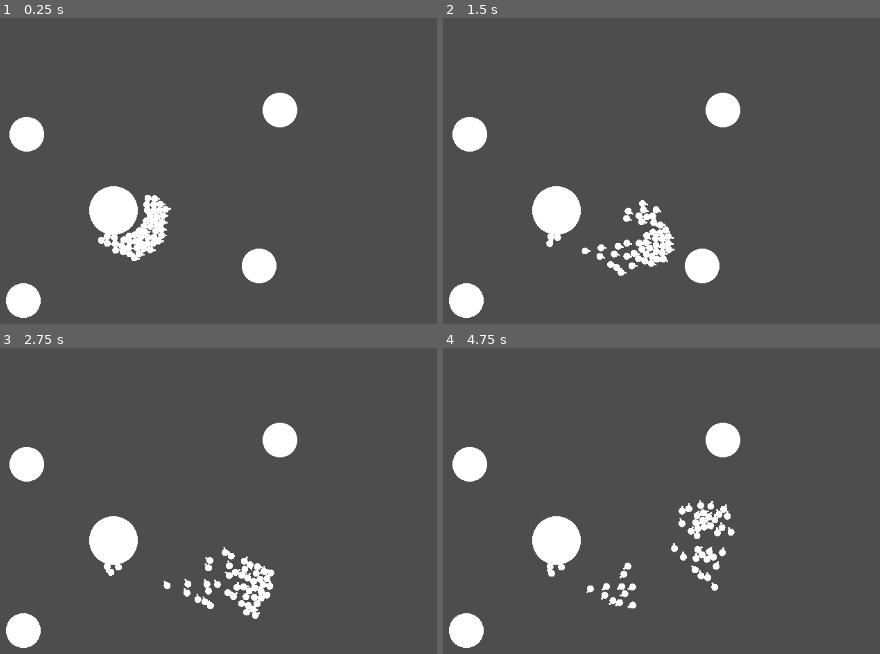
Above: before the commit, frames 1-4 (two rows, left to right).
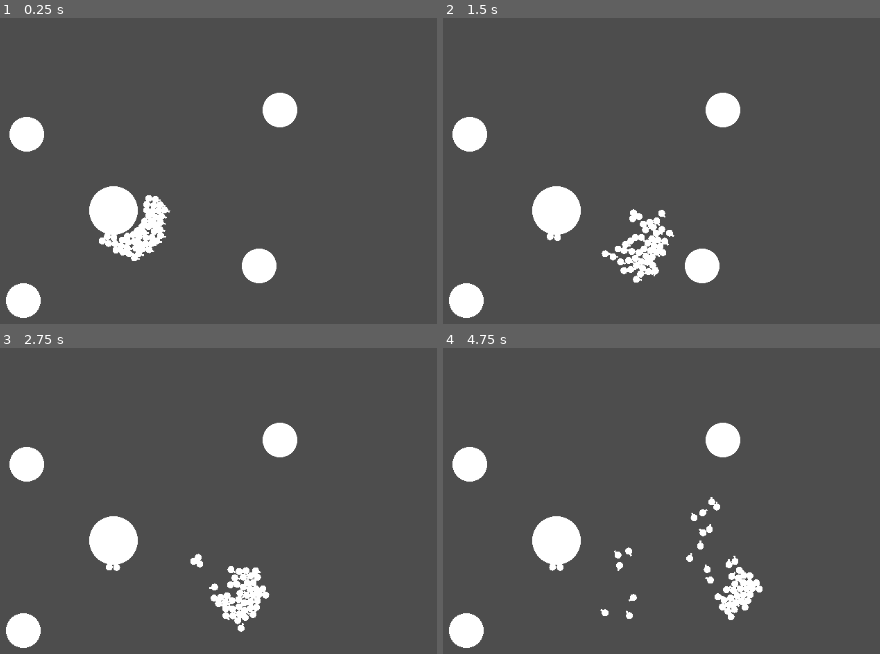
Above: after the commit, the same moments.

Repository: MalCaor/RucheTyr
Game: Godot game, scene res://Scene2d.tscn
Two runs of this game, one before a commit and one after it. Both use one fixed random seed, a clock stepped at 60 frames per second and the inputs below.
Inputs:
- Up to frame 1 (0.25 s): no input
- Up to frame 2 (1.5 s): no input
- Up to frame 3 (2.75 s): no input
- Up to frame 4 (4.75 s): no input

The runs differ from the first frame. In frame 1, 0.4% of the frame differs, in the area x 22-40%, y 57-79%; in frame 2, 1.8%; in frame 3, 2.0%; in frame 4, 3.1%, in the area x 23-74%, y 48-89%.

Commit message:
add spped

Diff:
--- a/Tyr/hormagaunt.gd
+++ b/Tyr/hormagaunt.gd
@@ -23,7 +23,7 @@
 
 var current_state: state_possible # Etat actuel de l'agent: defini l'action que l'agent effectue
 
-var speed: float = 1.0 # Vitesse de l'agent
+var speed: float = 3 # Vitesse de l'agent
 var rotation_speed = 10 # Vitesse de rotation de l'agent
 
 var nbr_nour_max: float = 1 # Quantite maximale qu'un agent peut transporter
@@ -83,8 +83,9 @@
 		# evasion vector
 		var target_vect = global_position.direction_to(body.global_position)
 		var angle = -1 * self.global_transform.x.angle_to(target_vect)
+
+		# apply manu
 		apply_torque(puissance*angle)
-		apply_impulse(global_transform.x * speed * 0.1)
 
 func zerg_maneuver():
 	# approch nour
